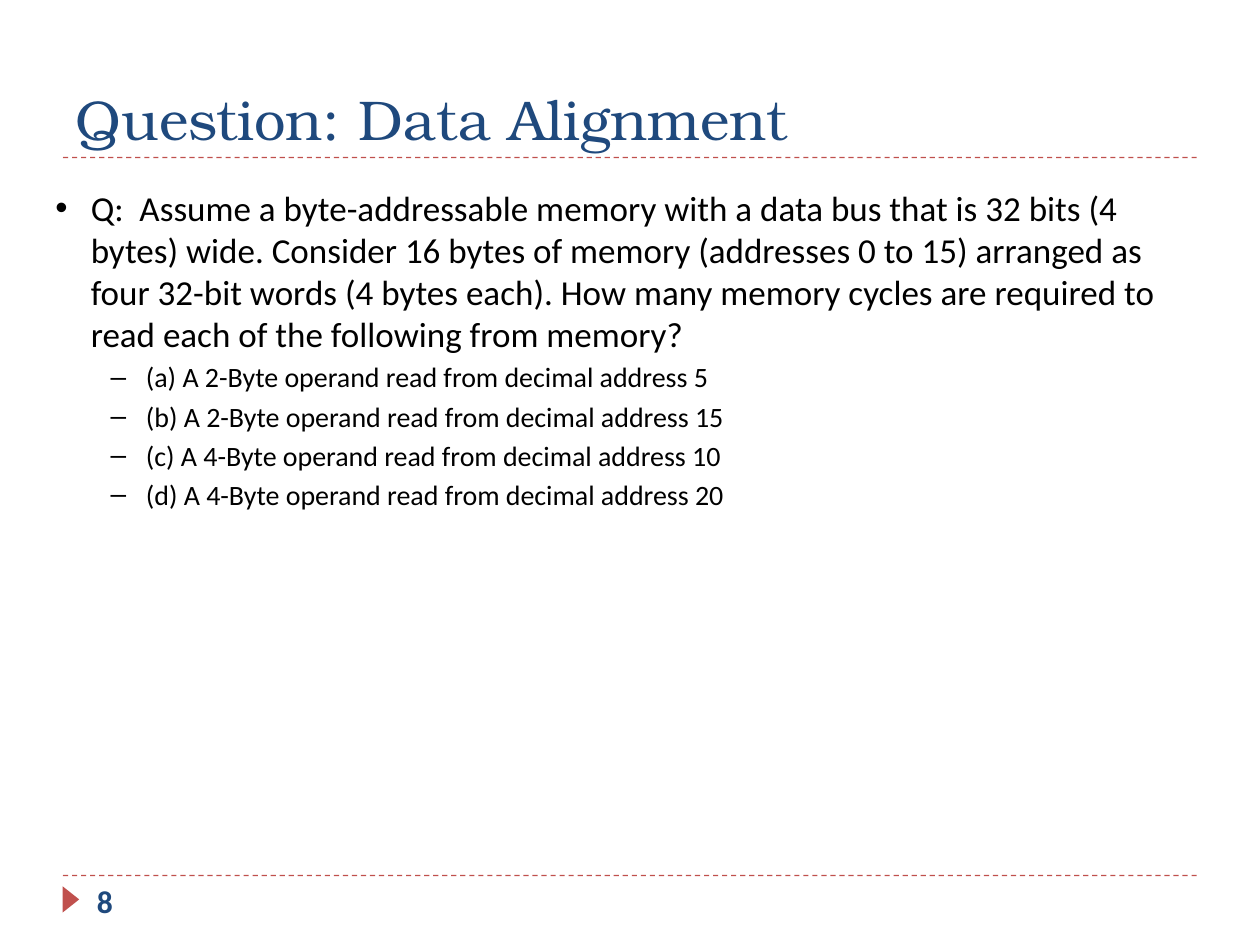
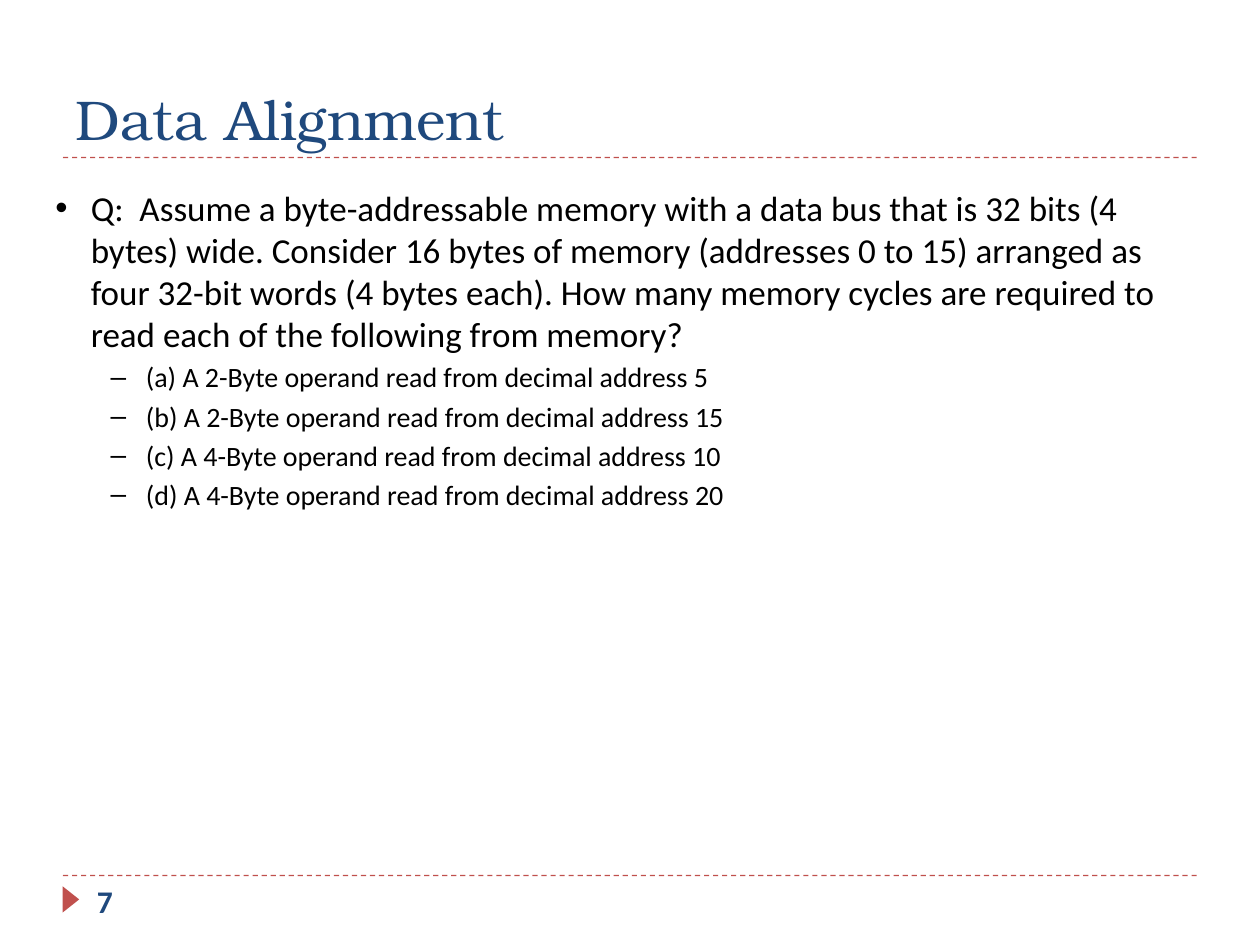
Before and after one commit to guhofstra/CSC111Fa25, a slide deck: slide 7 of PPTs/Ch5_ARM_Load_Store_Exercises.pptx (slide 8 before the commit). Drawn at 1260x945 pixels with LibreOffice and Linux fonts; fonts in the diff are those of the drawing. Boxes give left, top, right and bottom in pixels: in the first picture for what was removed or moved away, otherwise in the second. Text is boxed around its words. In the diff, an @@ line names an element or a change of style, - is before the commit and + after.

```diff
--- a/PPTs/Ch5_ARM_Load_Store_Exercises.pptx
+++ b/PPTs/Ch5_ARM_Load_Store_Exercises.pptx
@@ title at (x1=75, y1=100, x2=504, y2=153): text changed @@
-Question: Data Alignment
+Data Alignment
@@ page number at (x1=97, y1=892, x2=113, y2=913): text changed @@
-8
+7
```
Also in this commit, not shown: 11 other slides changed, 1 slide removed, 3 other files.
